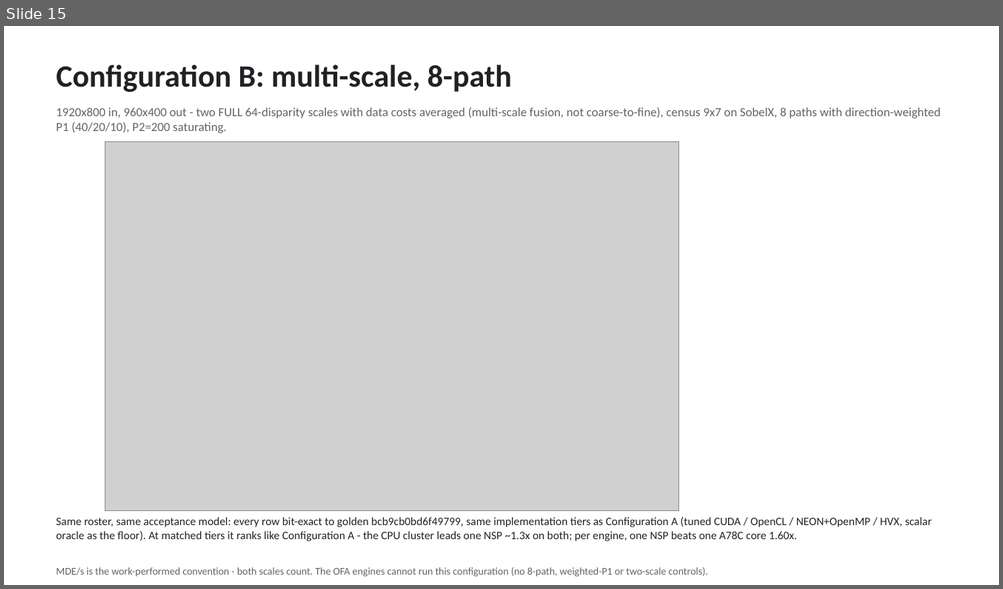
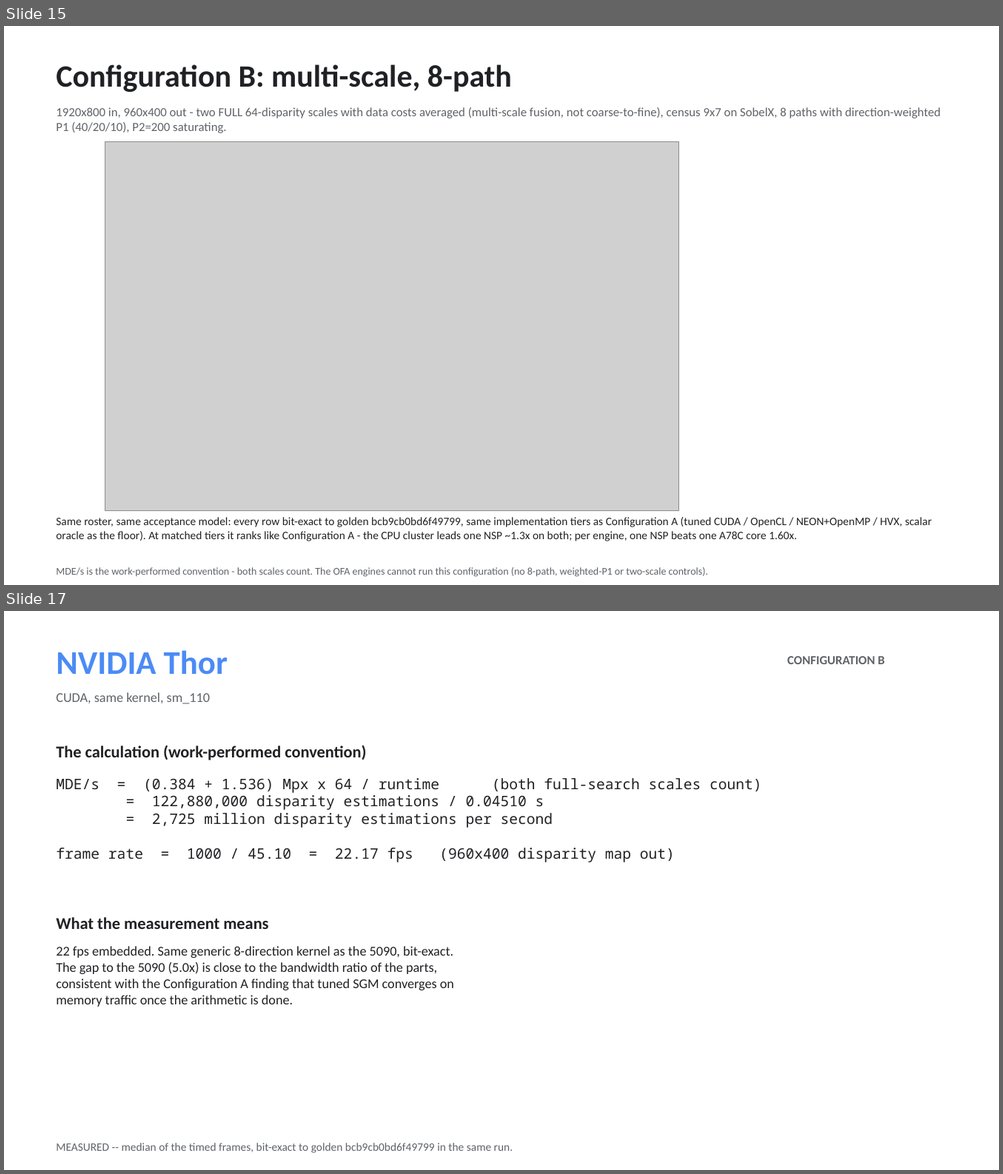
Before and after one commit to kylefoxaustin/sgm-bench, a slide deck: docs/sgm-results.pptx. Shown one above the other, each under a label of ours: slide 15 before the commit, slides 15 and 17 after it; the slides between them are not shown. The pictures are 1003x589 and 1003x1174 pixels, drawn with LibreOffice and Linux fonts; fonts in the diff are those of the drawing; grey boxes stand for pictures. Boxes give left, top, right and bottom in pixels: in the first picture for what was removed or moved away, otherwise in the second. Text is boxed around its words. In the diff, an @@ line names an element or a change of style, - is before the commit and + after.

Commit message:
deck: full per-unit complement for Configuration B (25 slides)
Every Configuration B target gets the same treatment the primary
configuration's units get -- the work-convention arithmetic that produced its
number, then what the measurement means: the generic 8-direction CUDA path
kernel, the A78C tier-artifact correction, the NSP's chain-band diagonals and
the argmin-key lesson, the saturating NEON step, and the oracle's pinned
choices. Deck reads A summary / A units / real imagery / B chart / B units.

```diff
--- a/docs/sgm-results.pptx
+++ b/docs/sgm-results.pptx
@@ slide 17 added at (4, 611, 999, 1170), background #FFFFFF @@
@@ text added at (56, 650, 227, 675), 32 pt, text #4C8BF5, bold @@
+NVIDIA Thor
@@ text added at (787, 656, 884, 664), 12 pt, text #5F6368, bold @@
+CONFIGURATION B
@@ text added at (56, 692, 210, 704), 13 pt, text #5F6368 @@
+CUDA, same kernel, sm_110
@@ text added at (56, 745, 366, 760), 16 pt, text #202124, bold @@
+The calculation (work-performed convention)
@@ text added at (56, 778, 762, 863), 14 pt, text #202124 @@
+MDE/s = (0.384 + 1.536) Mpx x 64 / runtime (both full-search scales count)
+= 122,880,000 disparity estimations / 0.04510 s
+= 2,725 million disparity estimations per second
+frame rate = 1000 / 45.10 = 22.17 fps (960x400 disparity map out)
@@ text added at (56, 917, 268, 929), 16 pt, text #202124, bold @@
+What the measurement means
@@ text added at (56, 946, 454, 1007), 13 pt, text #202124 @@
+22 fps embedded. Same generic 8-direction kernel as the 5090, bit-exact.
+The gap to the 5090 (5.0x) is close to the bandwidth ratio of the parts,
+consistent with the Configuration A finding that tuned SGM converges on
+memory traffic once the arithmetic is done.
@@ text added at (56, 1143, 512, 1153), 11 pt, text #5F6368 @@
+MEASURED -- median of the timed frames, bit-exact to golden bcb9cb0bd6f49799 in the same run.
```
Also in this commit, not shown: 9 other slides added, 1 other file.
